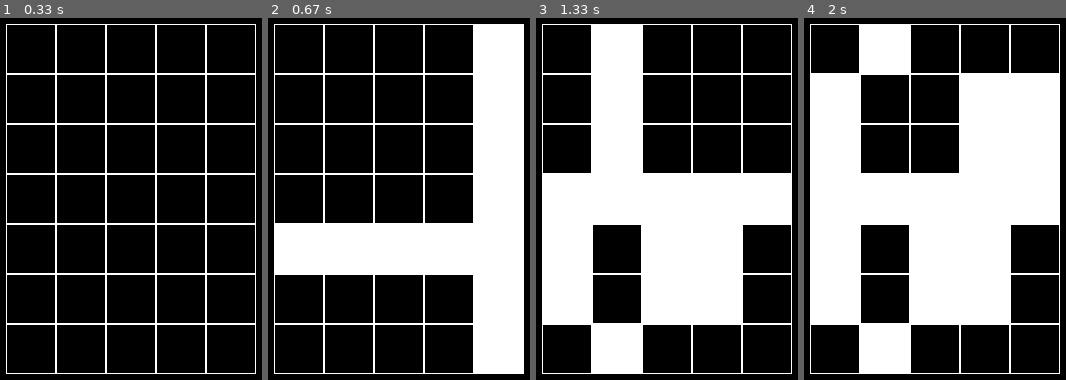
Above: before the commit, frames 1-4 (left to right).
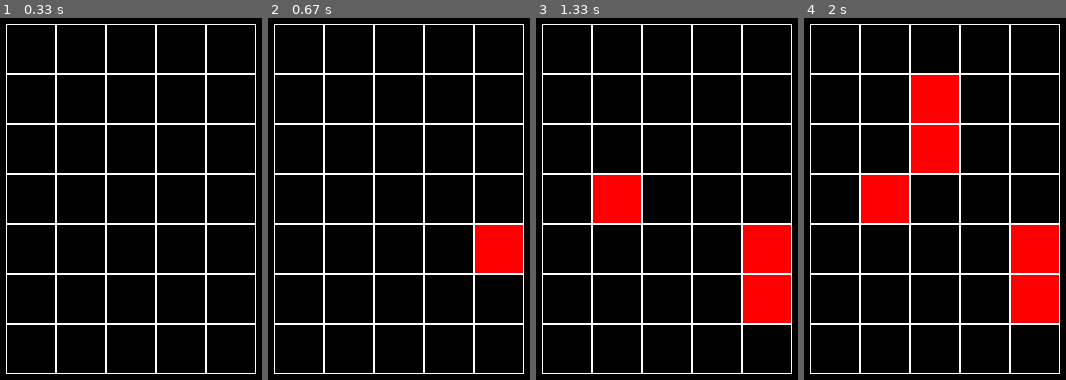
Above: after the commit, the same moments.

Repository: lemtok/tasks
Game: pygame game, started from main1.py
Same seed, same stepped clock (60 frames per second), same inputs: the game is played once before the commit and once after it.
Inputs (mouse positions are in pixels of both pictures, inside the frame that each line leads up to):
- Up to frame 1 (0.33 s): no input
- Up to frame 2 (0.67 s): click (514, 264) at 0.38 s
- Up to frame 3 (1.33 s): click (784, 296) at 0.72 s; click (627, 188) at 1.05 s
- Up to frame 4 (2 s): click (919, 79) at 1.38 s; click (932, 166) at 1.72 s

Frame 1 is identical in both runs. In frame 2, 27% of the frame differs, in the area x 2-98%, y 1-99%; in frame 3, 41%; in frame 4, 56%.

Commit message:
PG3, task 4

Diff:
--- a/main1.py
+++ b/main1.py
@@ -13,6 +13,7 @@
         self.left = 10
         self.top = 10
         self.cell_size = 50
+        self.colours = {0: pygame.Color('white'), 1: pygame.Color('red'), 2: pygame.Color('blue')}
 
     def set_view(self, left, top, cell_size):
         self.left = left
@@ -24,29 +25,18 @@
         left = self.left
         for h in self.board:
             for i in range(len(h)):
-                if h[i] == 0:
-                    pygame.draw.rect(screen, pygame.Color('white'), (left, top, self.cell_size, self.cell_size), 1)
-                else:
-                    pygame.draw.rect(screen, pygame.Color('white'), (left, top, self.cell_size, self.cell_size))
+                pygame.draw.rect(screen, pygame.Color('white'), (left, top, self.cell_size, self.cell_size), 1)
+                if h[i]:
+                    pygame.draw.rect(screen, self.colours[h[i]], (left + 1, top + 1, self.cell_size - 2, self.cell_size - 2))
                 left += self.cell_size
             top += self.cell_size
             left = self.left
 
     def change(self, x_pos, y_pos):
-        for row in range(len(self.board)):
-            if row != y_pos:
-                if self.board[row][x_pos] == 0:
-                    self.board[row][x_pos] = 1
-                else:
-                    self.board[row][x_pos] = 0
-            else:
-                print(1)
-                for i in range(len(self.board[row])):
-                    if self.board[row][i] == 0:
-                        self.board[row][i] = 1
-                    else:
-                        self.board[row][i] = 0
-
+        if self.board[y_pos][x_pos] < 2:
+            self.board[y_pos][x_pos] += 1
+        else:
+            self.board[y_pos][x_pos] = 0
 
 
 if __name__ == '__main__':
